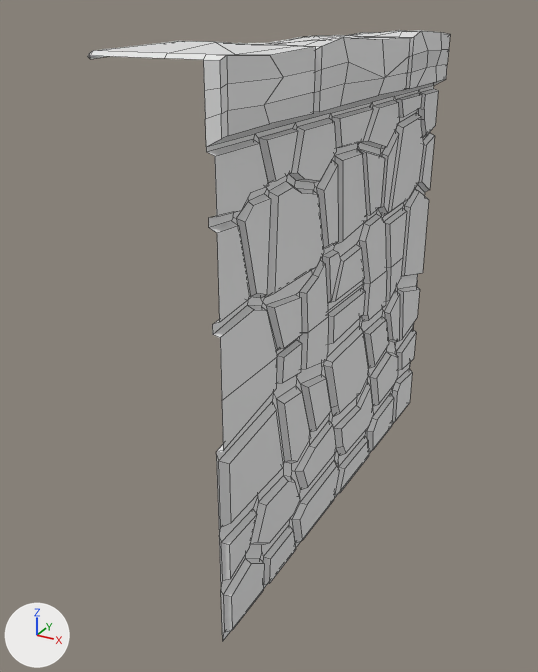
Renders of the FBX model Fortrest/Assets/Team/Jayden/SkyIslands/SM_SkyIslands_StraightLong.fbx from each side of a commit.
Both versions are drawn from a camera (50 mm lens) standing at (15.32, -27.08, 11.08) and looking at (1.28, -1.56, -1.69). Every picture has the same lights, and +X, +Y and +Z are marked at lower left. Mesh edges are drawn as thin lines. Where no turn or scale is listed for an object, it has been applied to the vertices.

Objects in the first picture: 'SM_SkyIslands_Straight_Long.005'.
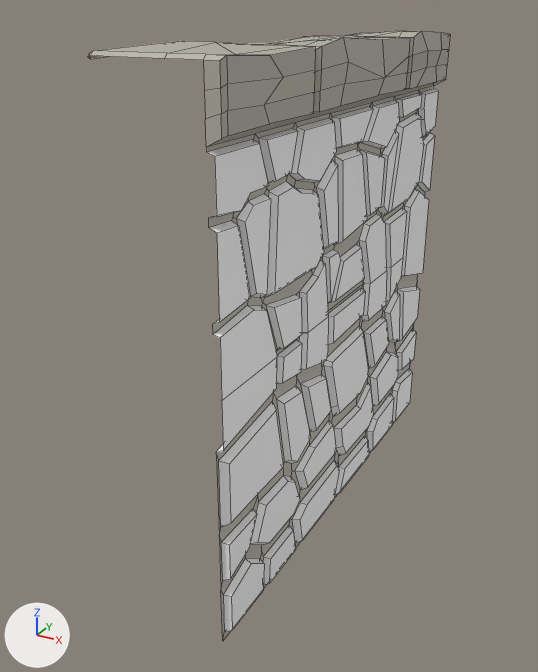
Location of each change, [x1, y1, x2, y2] in pixels of the pictures (538 x 672 px):
part 1 of me_cube_038, cut back: [335, 142, 367, 241] in both
part 2 of me_cube_038, recoloured: [88, 30, 450, 641] in both

What changed in the scene script:
```text
Add img_completegeneralmaterial_albedo_png:
    img_completegeneralmaterial_albedo_png = load_image('CompleteGeneralMaterial_Albedo.png', '../../Liam/GeneralMaterials/CompleteGeneralMaterial_Albedo.png', 512, 512, 'sRGB')
Add mat_material:
    mat_material = principled_material('Material')
    mat_material.texture = img_completegeneralmaterial_albedo_png
Change me_cube_038:
    used by ob_sm_skyislands_straight_long_005; location = (0.0, 0.0, 0.0)
    verts and faces of me_cube_038; kept vertices keep their numbers, new ones are numbered from 688
    before: 15 (4.0, -1.6, 6.3), 16 (4.0, 0.7, 6.2) at pixel (357, 145), 52 (4.0, 0.6, 6.0) at pixel (356, 148), 53 (4.0, 0.7, 6.0) at pixel (357, 148), 54 (4.0, -1.5, 6.1) at pixel (334, 155)
    before: 95 (4.0, -1.5, 6.4), 96 (4.0, 0.7, 6.3) at pixel (357, 141), 152 (4.3, 0.7, 5.9) at pixel (363, 153), 153 (4.3, 0.6, 5.9) at pixel (362, 154), 154 (4.3, 1.4, 3.0) at pixel (366, 220)
    before: 155 (4.3, -1.3, 5.9) at pixel (342, 160), 156 (4.3, -1.0, 2.8) at pixel (342, 241)
    remove me_cube_038.from_pydata(...)  # 688 vertices, 533 faces; spans x 0.0..5.0, y -10.0..10.0, z -10.0..10.2
    add me_cube_038.from_pydata(...)  # 686 vertices, 531 faces; spans x 0.0..5.0, y -10.0..10.0, z -10.0..10.2
    me_cube_038 part 1
    add delete_vertices([53, 152])  # with the faces that use them
    add faces += [(15, 54, 52, 16, 96, 95), (153, 155, 156, 154), (52, 54, 155, 153)]
    me_cube_038 part 2: 528 faces spanning x 0.0..5.0, y -10.0..10.0, z -10.0..10.2 switch from no material to mat_material (picture img_completegeneralmaterial_albedo_png)
```
